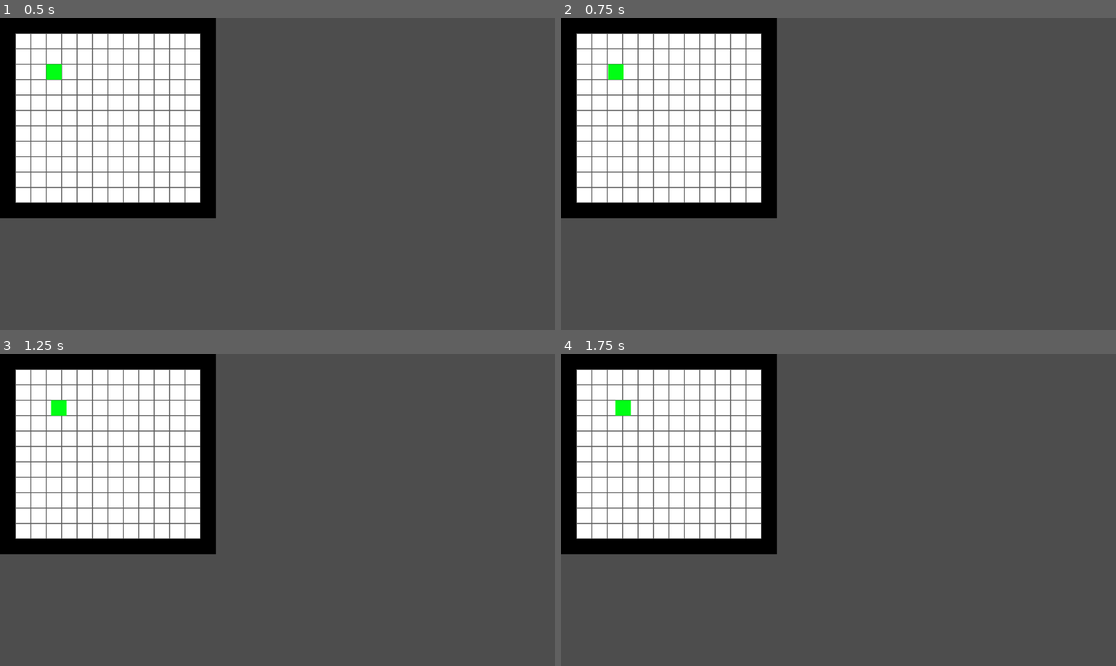
Above: before the commit, frames 1-4 (two rows, left to right).
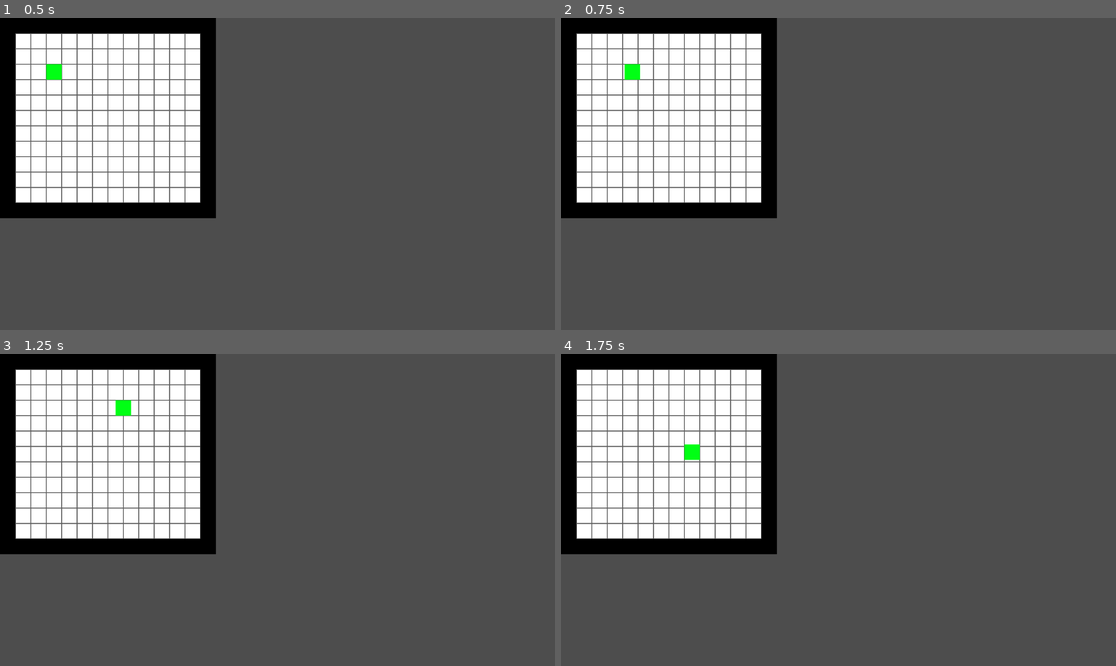
Above: after the commit, the same moments.

Repository: Epitocards/quantum-jam
Game: Godot game, scene res://scenes/test_level.tscn
Same seed, same stepped clock (60 frames per second), same inputs: the game is played once before the commit and once after it.
Inputs:
- Up to frame 1 (0.5 s): no input
- Up to frame 2 (0.75 s): tap Enter at 0.5 s; hold D (right) from 0.53 s (still down)
- Up to frame 3 (1.25 s): keep holding D (right)
- Up to frame 4 (1.75 s): release D (right) at 1.28 s; hold S (down) from 1.28 s (still down)

Frame 1 is identical in both runs. In frame 2, 0.3% of the frame differs, in the area x 8-15%, y 14-20%; in frame 3, 0.3%, in the area x 9-24%, y 14-20%; in frame 4, 0.3%.

Commit message:
feat: murs

Diff:
--- a/scripts/player.gd
+++ b/scripts/player.gd
@@ -26,9 +26,10 @@
 			direction = Vector2.RIGHT
 		target_position = self.global_position + direction * TILESIZE
 		$RayCast2D.target_position = direction * TILESIZE
+		$RayCast2D.force_raycast_update()
 		if !$RayCast2D.is_colliding():
 			state = playerState.MOVING
 	elif state == playerState.MOVING:
-		self.global_position = self.global_position.move_toward(target_position, 0.25)
+		self.global_position = self.global_position.move_toward(target_position, 4)
 		if self.global_position == target_position:
 			state = playerState.IDLE
